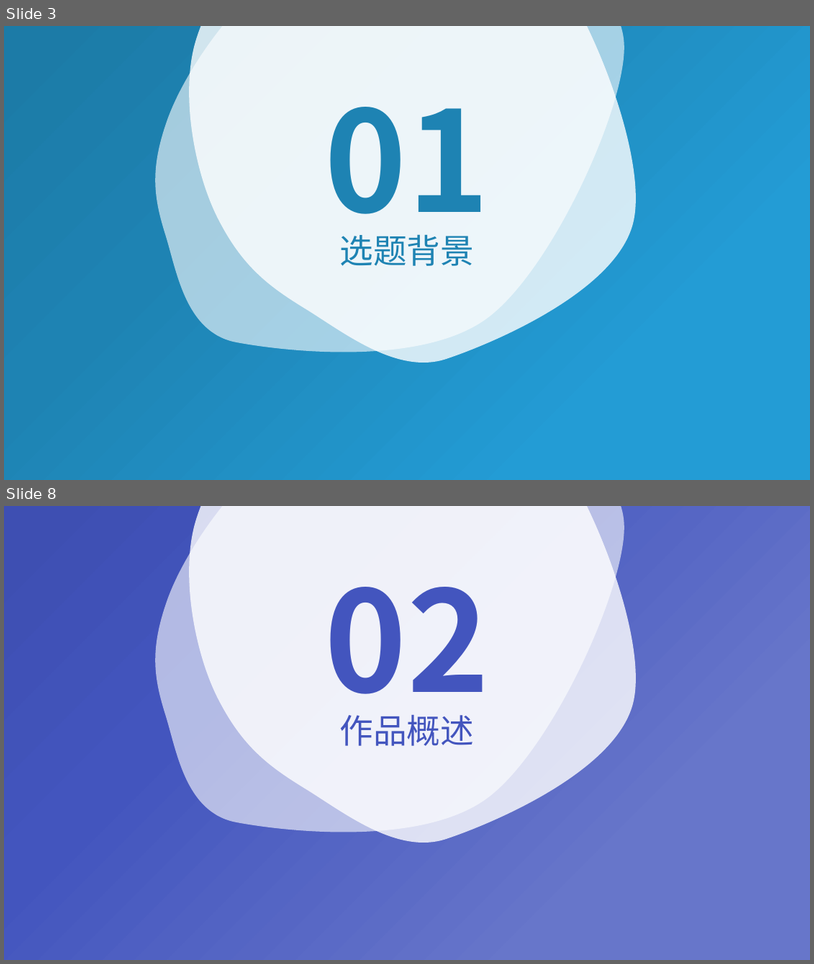
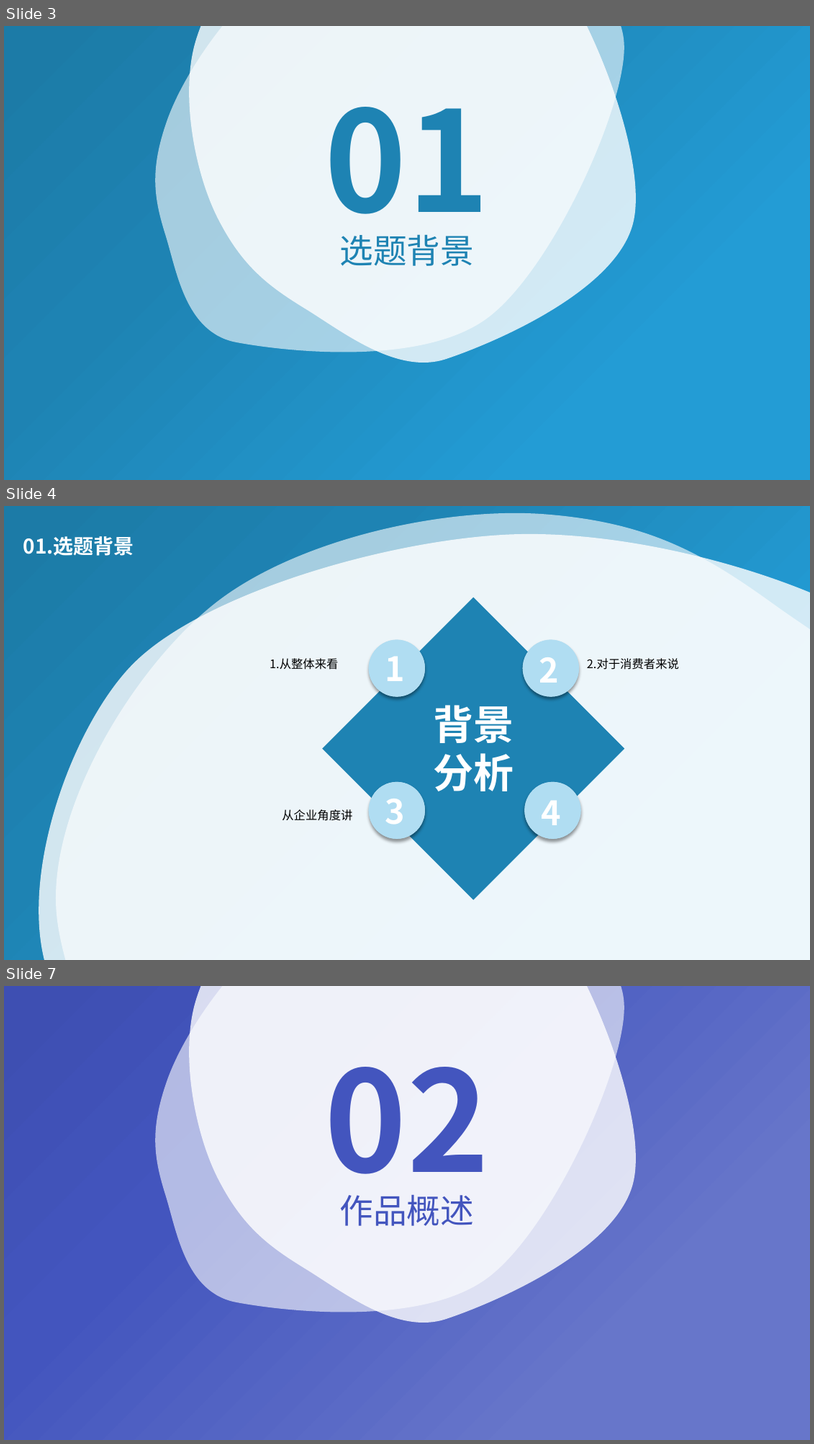
Before and after one commit to gwinda/A_GIT_MANTI, a slide deck: 679D612A1596C7DE1A4FCC7FE4DB6C75.pptx. Shown one above the other, each under a label of ours: slides 3 and 8 before the commit, slides 3, 4 and 7 after it; the slides between them are not shown. The pictures are 814x964 and 814x1444 pixels, drawn with LibreOffice and Linux fonts; fonts in the diff are those of the drawing. Boxes give left, top, right and bottom in pixels: in the first picture for what was removed or moved away, otherwise in the second. Text is boxed around its words. In the diff, an @@ line names an element or a change of style, - is before the commit and + after.

```diff
--- a/679D612A1596C7DE1A4FCC7FE4DB6C75.pptx
+++ b/679D612A1596C7DE1A4FCC7FE4DB6C75.pptx
@@ slide 4 added at (4,506,810,960), background #FFFFFF @@
@@ rectangle added at (4,506,810,960), fill gradient #239CD5 to #1E83B3 to #1C7BA7 @@
@@ freeform shape added at (4,506,810,960), fill #FFFFFF at 60% opacity @@
@@ freeform shape added at (4,506,810,960), fill #FFFFFF at 80% opacity @@
@@ text added at (23,536,134,556), 24 pt, text #FFFFFF, bold @@
+01.选题背景
@@ diamond added at (322,597,625,900), fill #1E83B3 @@
@@ ellipse added at (369,640,425,697), fill #B0DDF2 @@
@@ ellipse added at (369,640,425,697), fill #B0DDF2 @@
@@ text added at (386,656,406,681), 40 pt, text #FFFFFF, bold @@
+1
@@ ellipse added at (523,640,579,697), fill #B0DDF2 @@
@@ ellipse added at (523,640,579,697), fill #B0DDF2 @@
@@ text added at (270,658,338,669), 14 pt, text #000000 @@
+1.从整体来看
@@ text added at (540,657,560,682), 40 pt, text #FFFFFF, bold @@
+2
@@ text added at (587,658,679,669), 14 pt, text #000000 @@
+2.对于消费者来说
@@ text added at (433,705,514,791), 48 pt, text #FFFFFF, bold @@
+背景
+分析
@@ ellipse added at (369,782,425,839), fill #B0DDF2 @@
@@ ellipse added at (369,782,425,839), fill #B0DDF2 @@
@@ ellipse added at (525,782,581,839), fill #B0DDF2 @@
@@ ellipse added at (525,782,581,839), fill #B0DDF2 @@
@@ text added at (386,798,406,824), 40 pt, text #FFFFFF, bold @@
+3
@@ text added at (541,800,561,825), 40 pt, text #FFFFFF, bold @@
+4
@@ text added at (282,809,352,821), 14 pt, text #000000 @@
+从企业角度讲
@@ what was slide 8 is now slide 7 @@
```
Also in this commit, not shown: 4 slides changed, 4 other slides added, 5 slides removed.
